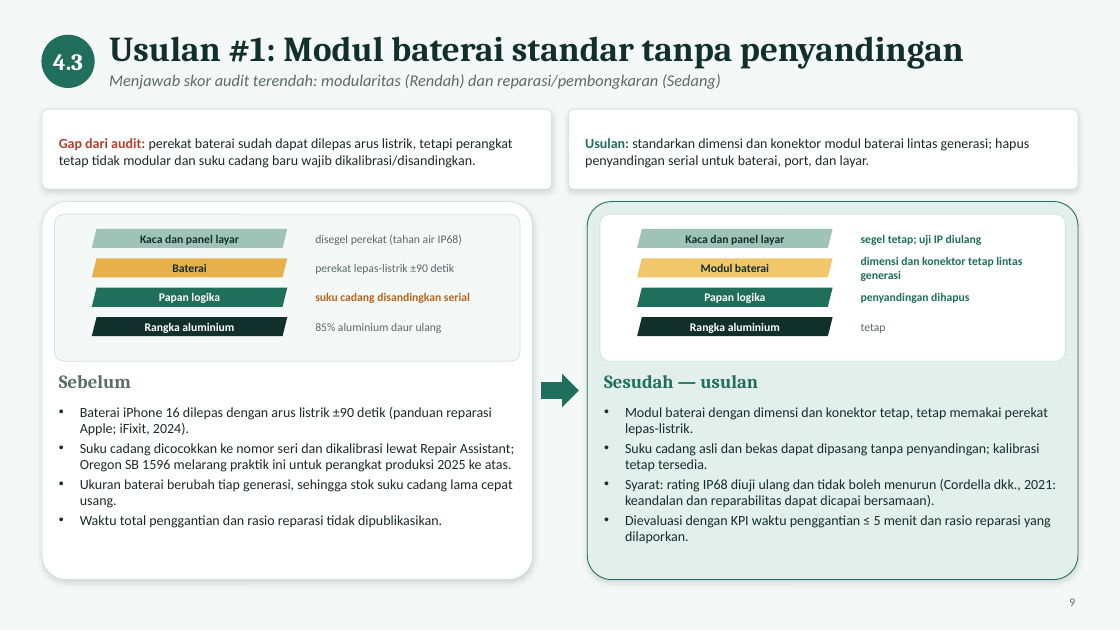
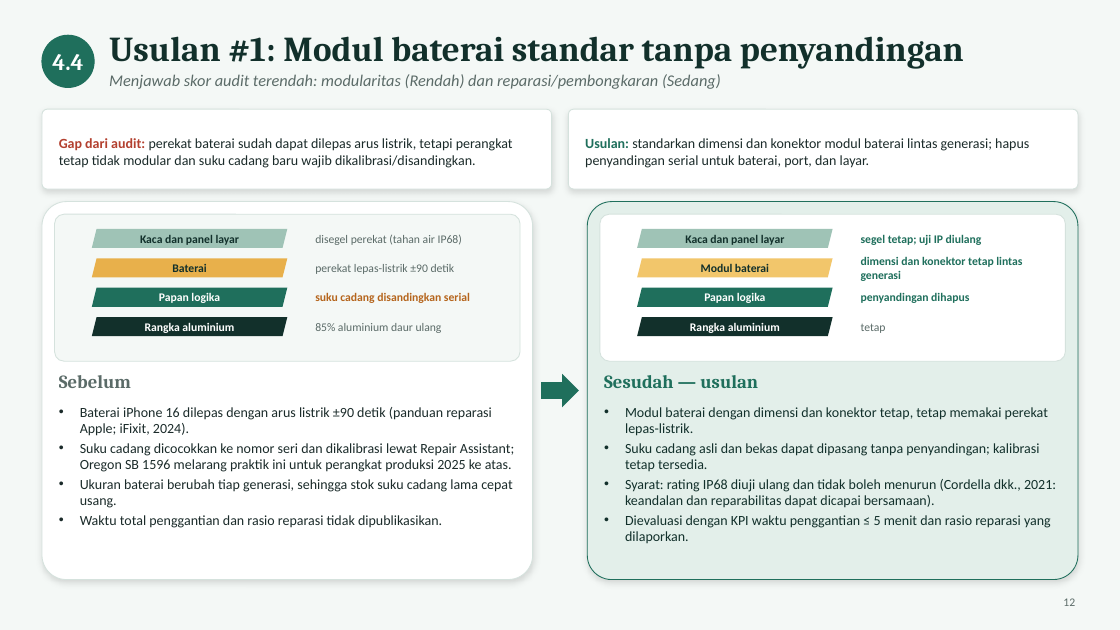
Before and after one commit to farhansech/EXACOUNT, a slide deck: slide 12 of Tugas_Week_5_Revisi-Francisco_Correia_Soares_164125002.pptx (slide 9 before the commit). Drawn at 1120x630 pixels with LibreOffice and Linux fonts; fonts in the diff are those of the drawing. Boxes give left, top, right and bottom in pixels: in the first picture for what was removed or moved away, otherwise in the second. Text is boxed around its words. In the diff, an @@ line names an element or a change of style, - is before the commit and + after.

```diff
--- a/Tugas_Week_5_Revisi-Francisco_Correia_Soares_164125002.pptx
+++ b/Tugas_Week_5_Revisi-Francisco_Correia_Soares_164125002.pptx
@@ text at bbox=[52, 54, 83, 70]: text changed @@
-4.3
+4.4
@@ text at bbox=[1063, 598, 1075, 606]: text changed @@
-9
+12
```
Also in this commit, not shown: 7 other slides changed, 4 slides added.
